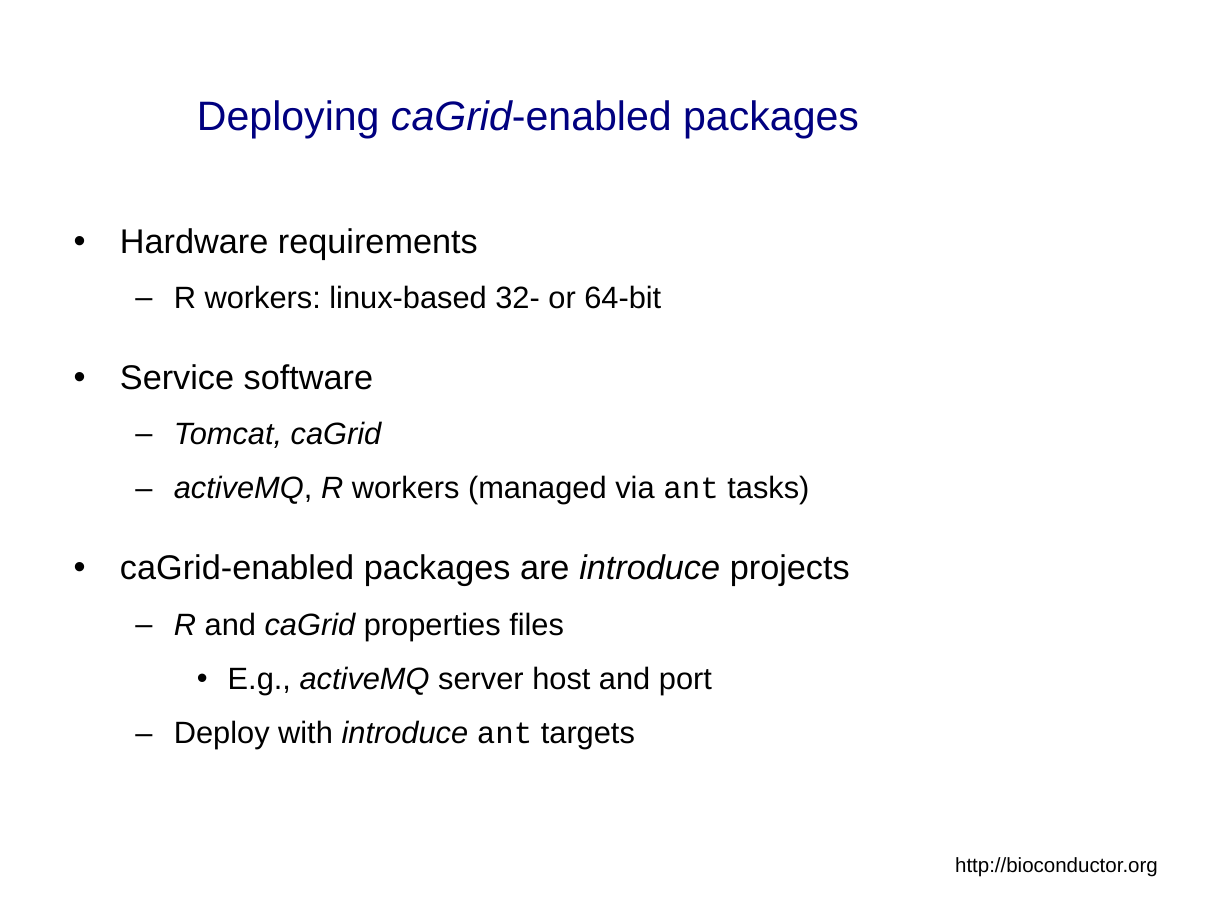
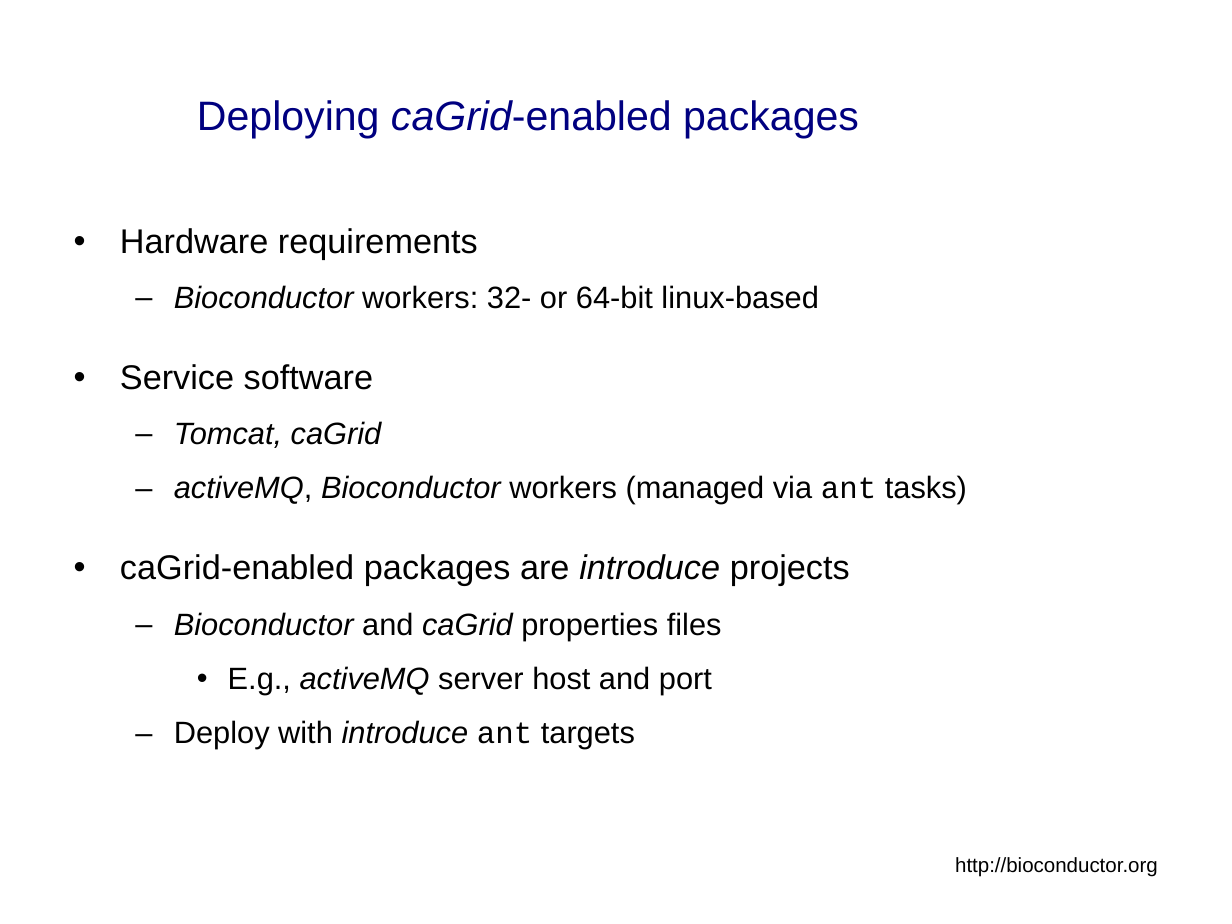
Before and after one commit to NCIP/bioconductor, a slide deck: slide 22 of bioconductor/Presentations/caBIG_Annual_Meeting_2007_Tech_Demo.ppt. Drawn at 1232x924 pixels with LibreOffice and Linux fonts; fonts in the diff are those of the drawing; background and template pictures are left out. Boxes give left, top, right and bottom in pixels: in the first picture for what was removed or moved away, otherwise in the second. Text is boxed around its words. In the diff, an @@ line names an element or a change of style, - is before the commit and + after.

```diff
--- a/bioconductor/Presentations/caBIG_Annual_Meeting_2007_Tech_Demo.ppt
+++ b/bioconductor/Presentations/caBIG_Annual_Meeting_2007_Tech_Demo.ppt
@@ text at [174,285,818,309]: text changed @@
-  – R workers: linux-based 32- or 64-bit
+  – Bioconductor workers: 32- or 64-bit linux-based
@@ text at [174,475,967,504]: text changed @@
-  – activeMQ, R workers (managed via ant tasks)
+  – activeMQ, Bioconductor workers (managed via ant tasks)
@@ text at [174,612,722,640]: text changed; italic on @@
-  – R and caGrid properties files
+  – Bioconductor and caGrid properties files
```
Also in this commit, not shown: 13 other slides changed, 1 slide removed.
